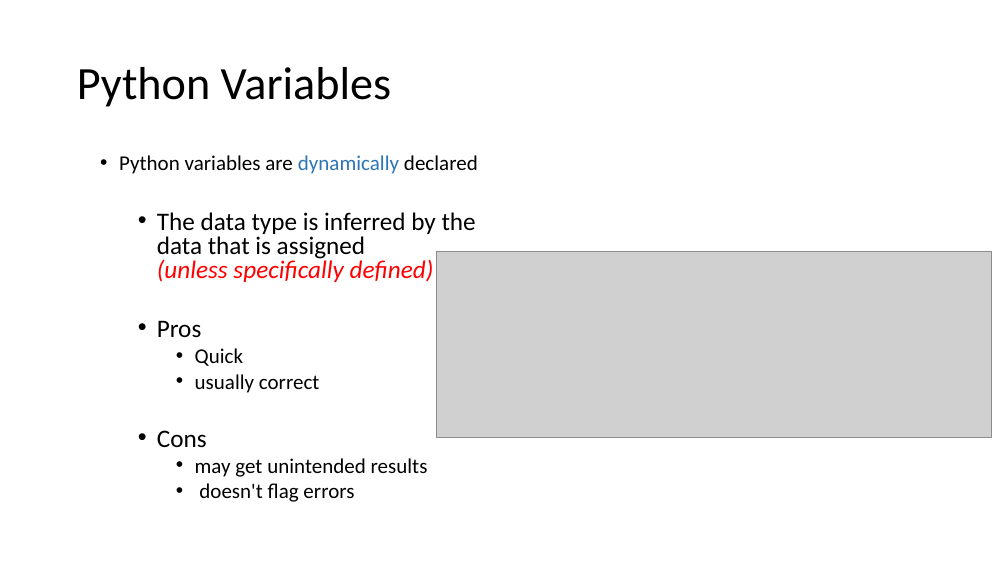
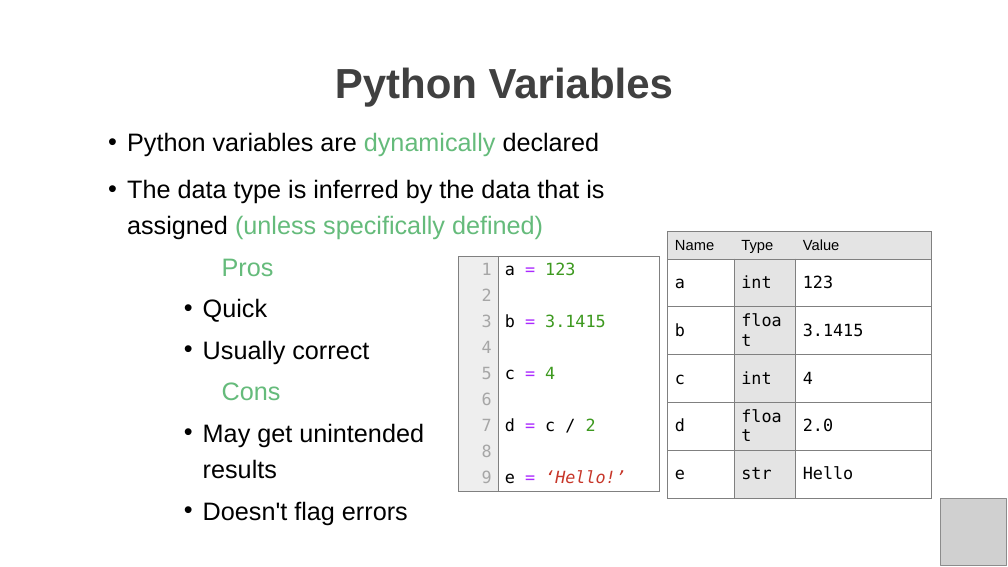
Before and after one commit to PracticumAI/python, a slide deck: slide 3 of presentations/02_variables.pptx. Drawn at 1008x567 pixels with LibreOffice and Linux fonts; fonts in the diff are those of the drawing; grey boxes stand for pictures. Boxes give left, top, right and bottom in pixels: in the first picture for what was removed or moved away, otherwise in the second. Text is boxed around its words. In the diff, an @@ line names an element or a change of style, - is before the commit and + after.

```diff
--- a/presentations/02_variables.pptx
+++ b/presentations/02_variables.pptx
@@ title "Python Variables" at [335,67,673,107]: size 44 to 40 pt, font Calibri to Arial, text colour #000000 to #404040, bold on; alignment left to centre @@
@@ text "Python variables are dynamically declared": place and size @@
-text "Python variables are dynamically declared" at [119,155,478,502]
+text "Python variables are dynamically declared" at [127,132,604,525]
@@ text at [127,132,604,400]: size 20 to 24 pt in "Python variables are dynamically declared", "Quick"; font Calibri to Arial in "Python variables are dynamically declared", "The data type is inferred by the ...", "Pros", "Quick" and 1 more places; text colour #2E75B6 to #65BB7B in "dynamically"; text colour #FF0000 to #65BB7B, italic off in "(unless specifically defined)"; text colour #000000 to #65BB7B in "Pros", "Cons"; line spacing 0.8 to 1.2; list level 2 to 1 in "The data type is inferred ..."; bullet • to none @@
@@ table added at [668,231,932,498], 6 rows, 3 columns @@
+Name | Type | Value
+a | int | 123
+b | float | 3.1415
+c | int | 4
+d | float | 2.0
+e | str | Hello
@@ picture removed at [437,251,992,437] @@
@@ table added at [458,256,659,498], 9 rows, 2 columns @@
+1 | a = 123
+2 | 
+3 | b = 3.1415
+4 | 
+5 | c = 4
+6 | 
+7 | d = c / 2
+8 | 
+9 | e = ‘Hello!’
@@ text at [203,340,369,364]: text changed; size 20 to 24 pt; font Calibri to Arial @@
-    • usually correct
+    • Usually correct
@@ text at [203,423,424,525]: text changed; size 20 to 24 pt; font Calibri to Arial @@
-    • may get unintended results
-    • doesn't flag errors
+    • May get unintended
+      results
+    • Doesn't flag errors
@@ picture added at [941,499,1007,566] @@
```
Also in this commit, not shown: 19 other slides changed, 5 slides added, 6 slides removed, 2 other files.
